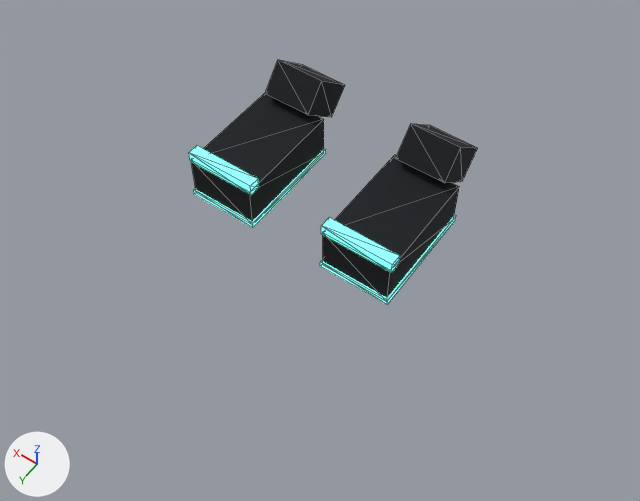
One commit to the glTF model assets3d/gear/gear_sin_t5.glb: the scene before it, then after it.
Rendered twice from a 50 mm camera at (-0.556, 0.728, 1.115) aimed at (-0.051, 0.021, 0.003). The lights are fixed; the arrows at lower left show +X, +Y and +Z. The picture after the commit comes second. Mesh edges are drawn as thin lines. Vertices at exactly the same position are counted once.

Names of what the first picture shows: 'gear_sin_t5'.
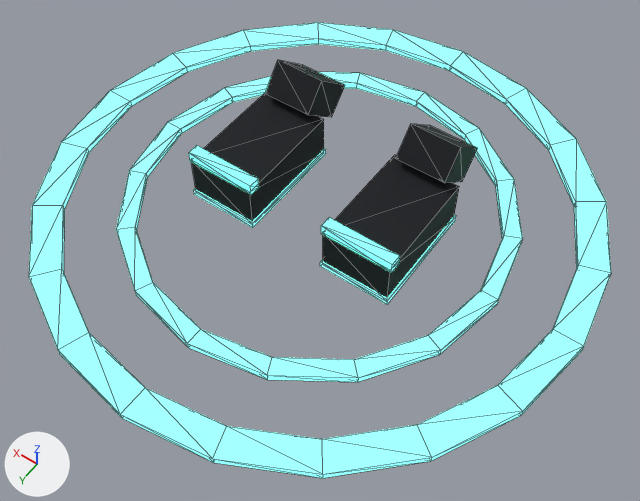
Changed parts and their boxes [x1, y1, x2, y2] in the pictures (640 x 501 px):
'gear_sin_t5', reshaped (101% wider, 86% taller)
    before: [189, 60, 478, 304]
    after: [29, 23, 611, 478]
part 1 of me_gear_sin_t5, added (green)
    after: [29, 23, 611, 478]
part 2 of me_gear_sin_t5, added (green)
    after: [116, 72, 522, 382]

What changed in the scene script:
```text
Change me_gear_sin_t5:
    used by ob_gear_sin_t5; location = (0.0, 0.0, 0.0)
    remove me_gear_sin_t5.from_pydata(...)  # 64 vertices, 96 faces; spans x -0.192..0.192, y -0.244..0.043, z -0.003..0.145
    add me_gear_sin_t5.from_pydata(...)  # 208 vertices, 384 faces; spans x -0.47..0.47, y -0.52..0.42, z -0.003..0.145
    me_gear_sin_t5 part 1: a new loose piece of 80 vertices spanning x -0.47..0.47, y -0.52..0.42, z 0.004..0.016, in mat_m__5fe3c0_glow_001 (green #5fe4c1, glowing green #6bffd9)
    me_gear_sin_t5 part 2: a new loose piece of 64 vertices spanning x -0.33..0.33, y -0.38..0.28, z 0.004..0.016, in mat_m__5fe3c0_glow_001 (green #5fe4c1, glowing green #6bffd9)
```
